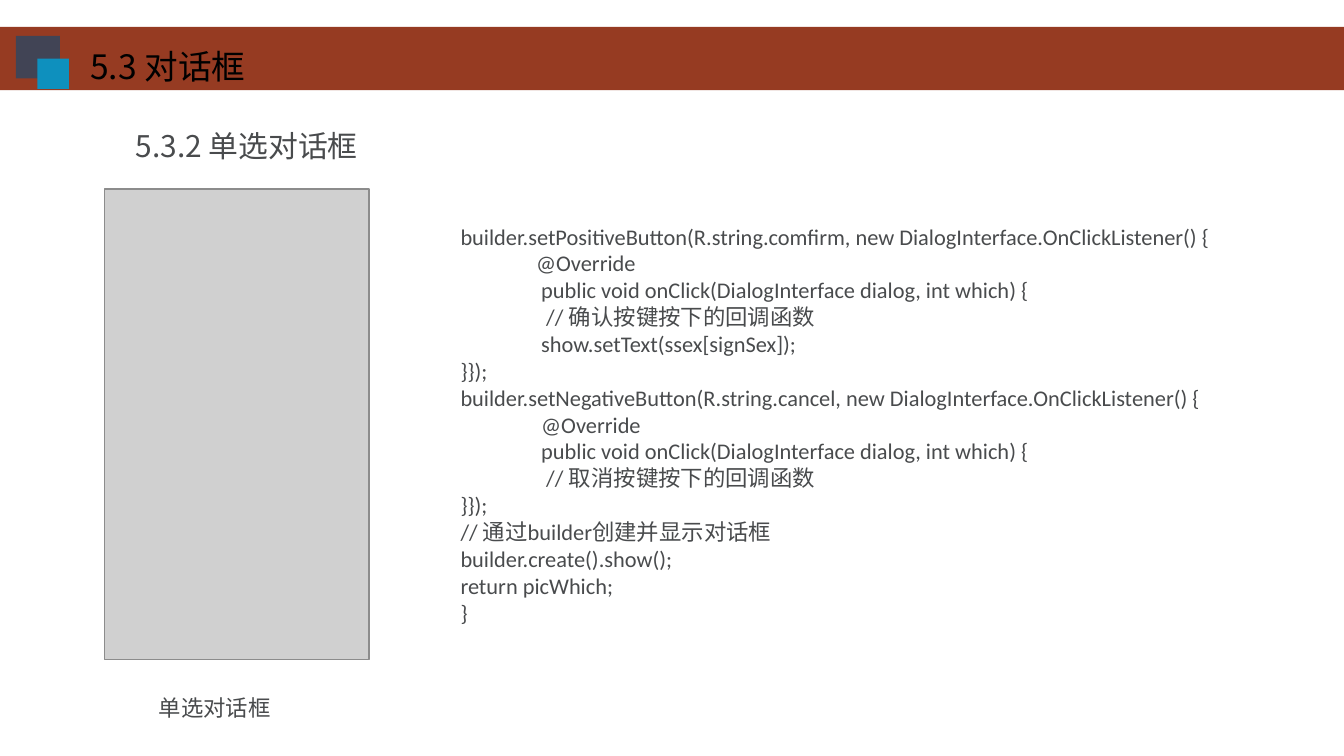
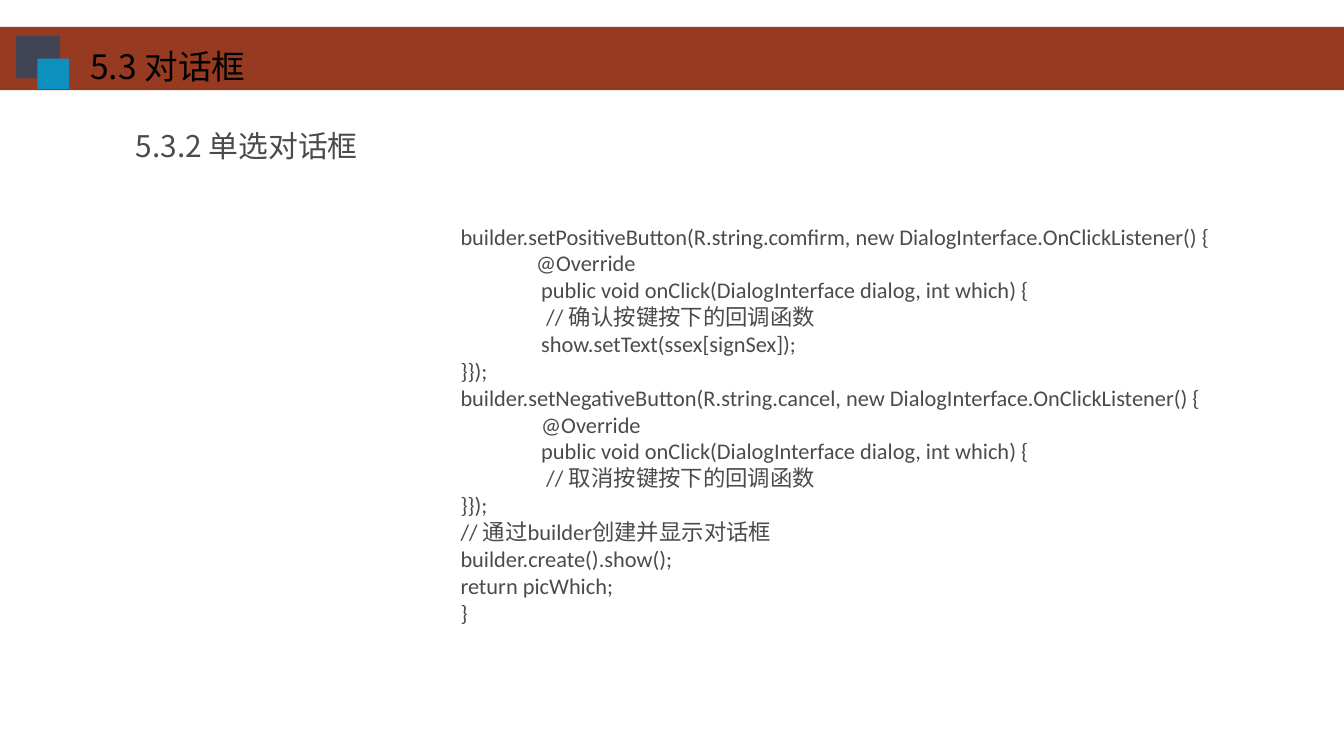
Before and after one commit to HBU/Android-PPT, a slide deck: slide 24 of 03.0 -- 用户界面 -- 第05章.ppt. Drawn at 1344x756 pixels with LibreOffice and Linux fonts; fonts in the diff are those of the drawing; grey boxes stand for pictures; background and template pictures are left out. Boxes give left, top, right and bottom in pixels: in the first picture for what was removed or moved away, otherwise in the second. Text is boxed around its words. In the diff, an @@ line names an element or a change of style, - is before the commit and + after.

```diff
--- a/03.0 -- 用户界面 -- 第05章.ppt
+++ b/03.0 -- 用户界面 -- 第05章.ppt
@@ picture removed at (105, 190, 370, 660) @@
@@ text removed at (159, 697, 271, 718) @@
-单选对话框
```
Also in this commit, not shown: 32 other slides changed, 1 slide added, 1 slide removed.
